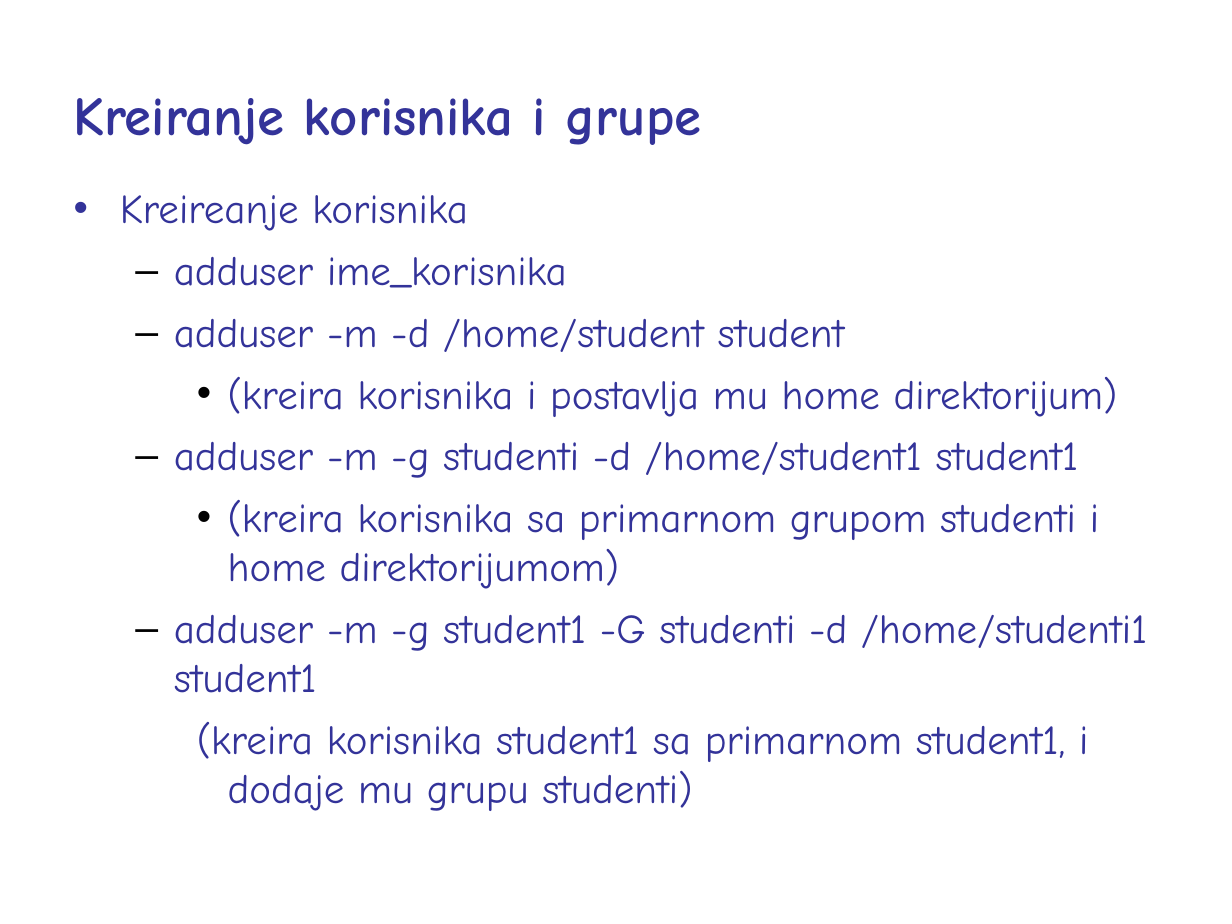
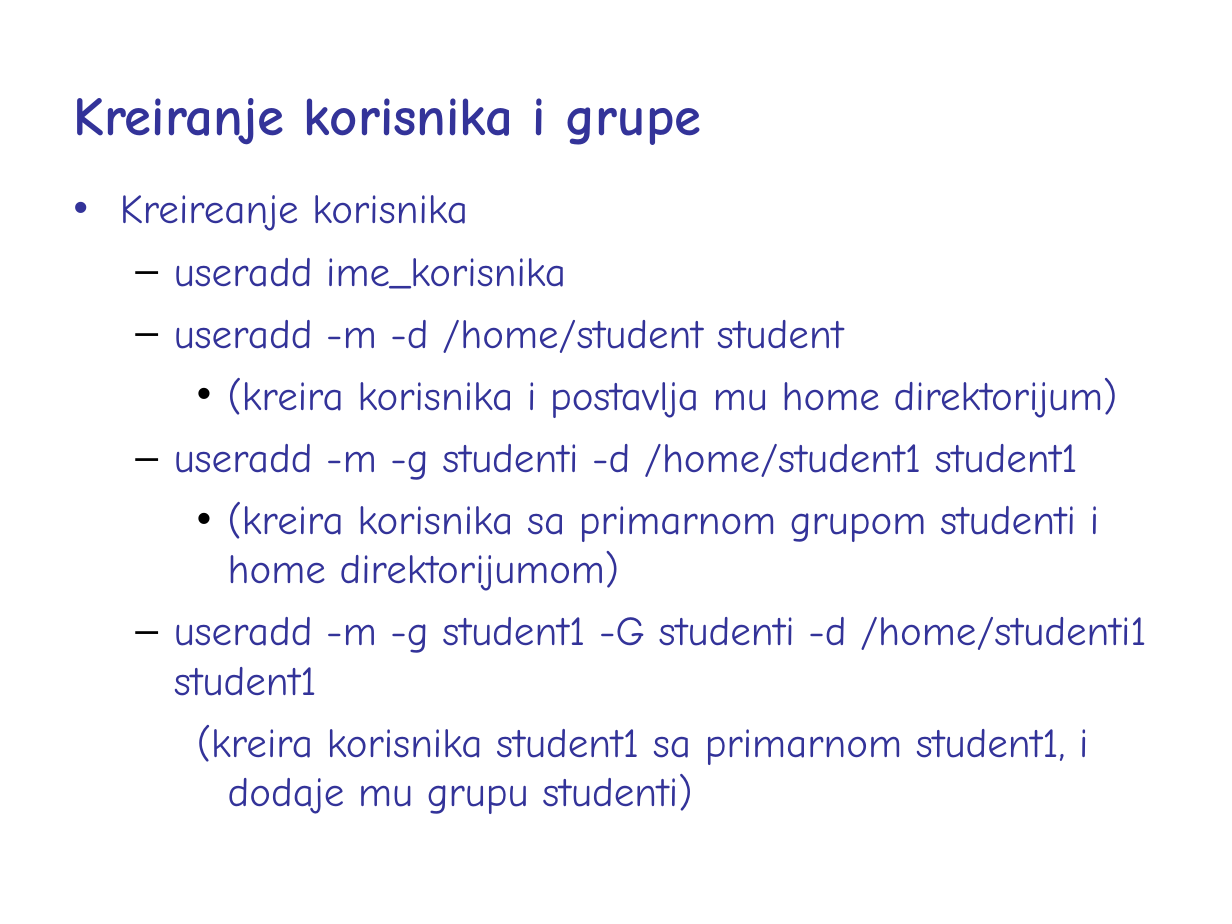
Before and after one commit to nnMan1/operativni_sistemi_2024, a slide deck: slide 7 of Materijali/shell/shell_prezentacije/4.ppt. Drawn at 1232x924 pixels with LibreOffice and Linux fonts; fonts in the diff are those of the drawing. Boxes give left, top, right and bottom in pixels: in the first picture for what was removed or moved away, otherwise in the second. Text is boxed around its words. In the diff, an @@ line names an element or a change of style, - is before the commit and + after.

Commit message:
useradd -> adduser

```diff
--- a/Materijali/shell/shell_prezentacije/4.ppt
+++ b/Materijali/shell/shell_prezentacije/4.ppt
@@ text at (174, 258, 844, 353): text changed @@
-  – adduser ime_korisnika
-  – adduser -m -d /home/student student
+  – useradd ime_korisnika
+  – useradd -m -d /home/student student
@@ text at (174, 444, 1078, 480): text changed @@
-  – adduser -m -g studenti -d /home/student1 student1
+  – useradd -m -g studenti -d /home/student1 student1
@@ text at (174, 617, 1146, 696): text changed @@
-  – adduser -m -g student1 -G studenti -d /home/studenti1 student1
+  – useradd -m -g student1 -G studenti -d /home/studenti1 student1
```
Also in this commit, not shown: 1 other slide changed, 1 other file.
